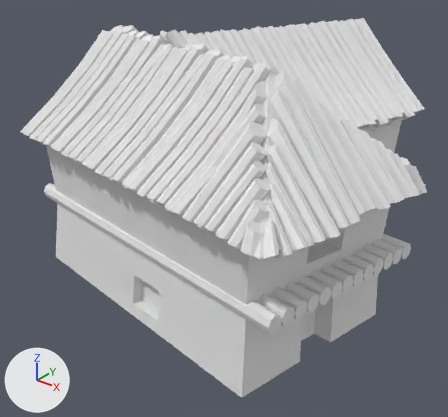
Two versions of the FBX model Assets/Art/Models/environments/objects/house_3.fbx, one commit apart.
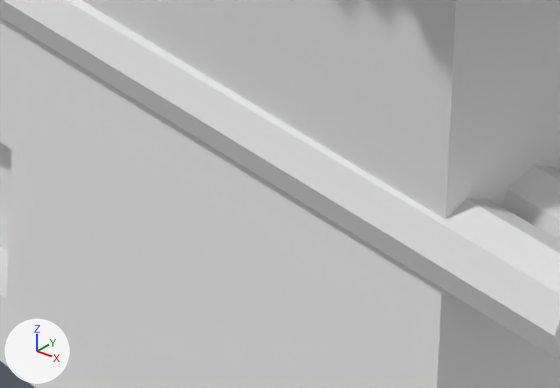
There are two pictures of each version: one whole from a 50 mm lens placed at (6.84, -8.01, 5.32), pointed at (-0.23, 0.83, -0.16), one close up on the part from 35% to 60% of the width and 62% to 81% of the height. The lights are fixed; the arrows at lower left show +X, +Y and +Z. Where no turn or scale is listed for an object, it has been applied to the vertices. Vertices at the same position are counted once.

Script lines for the objects in view, before the commit:
```python
me_cube_021 = bpy.data.meshes.new('Cube.021')
me_cube_021.from_pydata(...)  # 3905 vertices, 3010 faces; spans x -3.44..3.67, y -2.49..5.99, z -1.61..3.37
me_cube_021.materials.append(mat_material_006)  # its picture is missing
ob_house_3 = bpy.data.objects.new('house_3', me_cube_021)
ob_house_3.location = (0.0, 0.0, 0.0)
```
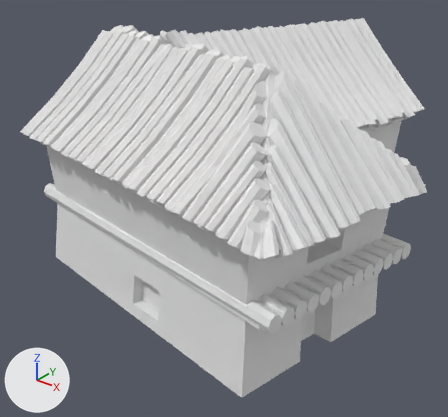
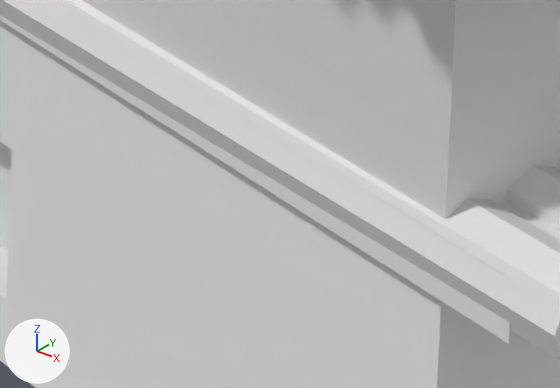
The newer file is also rescaled (x2.093) as a whole; pictures and numbers use the older file's frame.

Scene script edits in JSON lines:
```json
{"block": "me_cube_021", "where": "# used by ob_house_3; location = (0.0, 0.0, 0.0)"}
{"op": "remove", "block": "me_cube_021", "code": "me_cube_021.from_pydata(...)  # 3905 vertices, 3010 faces; spans x -3.44..3.67, y -2.49..5.99, z -1.61..3.37"}
{"op": "add", "block": "me_cube_021", "code": "me_cube_021.from_pydata(...)  # 3921 vertices, 3024 faces; spans x -3.44..3.67, y -2.49..5.99, z -1.61..3.37"}
{"block": "me_cube_021", "change": "me_cube_021 part 1: a new loose piece of 16 vertices spanning x -3.2..3.3, y -2.12..5.66, z -0.32..0.18, in mat_material_006 (its picture is missing)"}
```

Pixel boxes (x1, y1, x2, y2) of what changed, in the close-ups (560 x 388 px):
```json
{"part": 1, "of": "me_cube_021", "change": "added", "after": [0, 15, 560, 344]}
```
